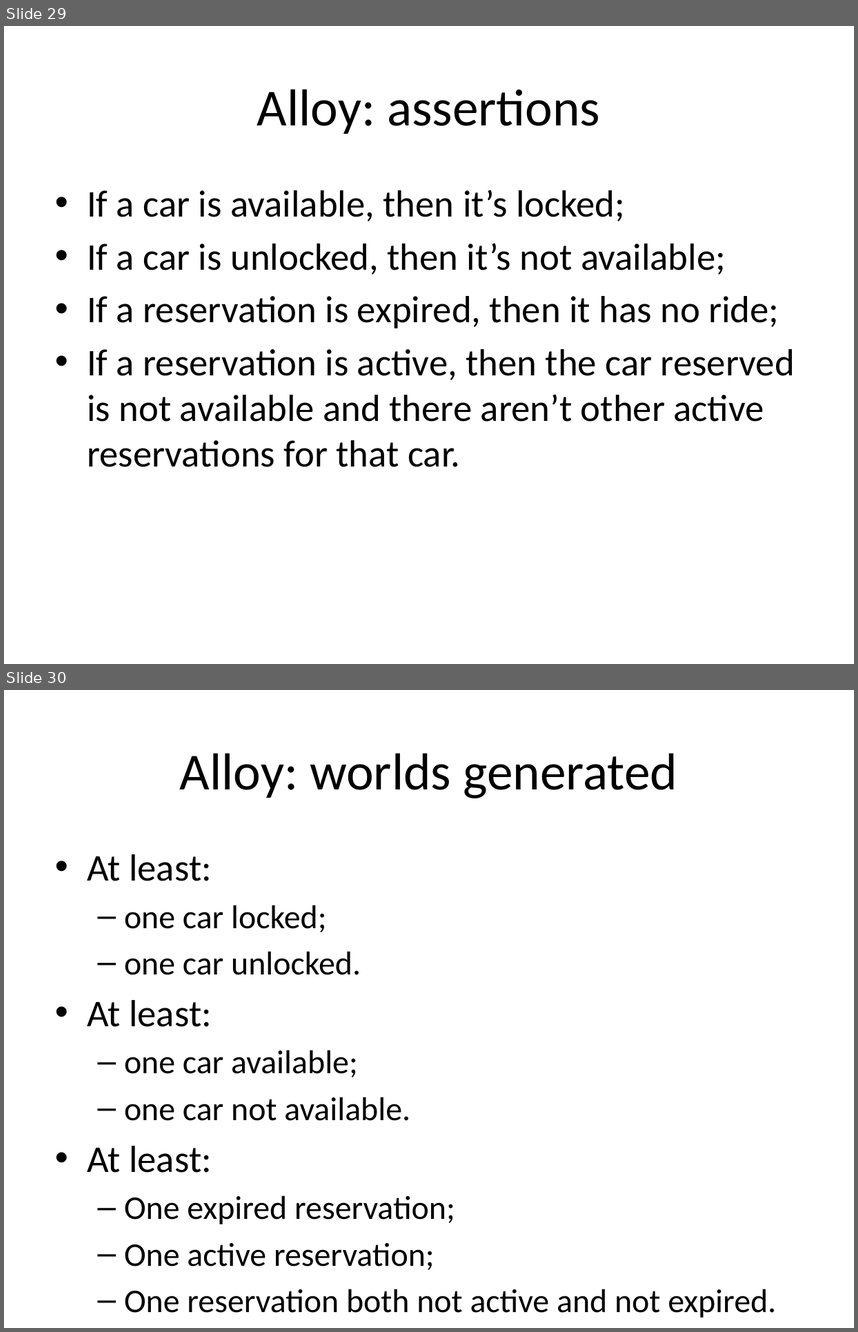
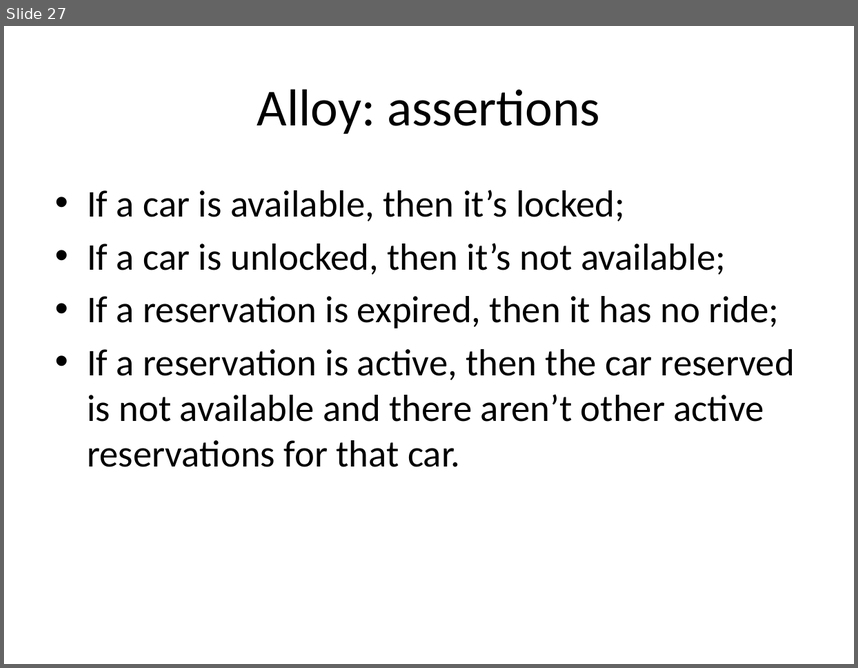
Before and after one commit to cattaneo-riccardo/PowerEnjoy, a slide deck: RASD/presentation/RASD_presentation.pptx. Shown one above the other, each under a label of ours: slides 29 and 30 before the commit, slide 27 after it. The pictures are 858x1332 and 858x668 pixels, drawn with LibreOffice and Linux fonts; fonts in the diff are those of the drawing. Boxes give left, top, right and bottom in pixels: in the first picture for what was removed or moved away, otherwise in the second. Text is boxed around its words. In the diff, an @@ line names an element or a change of style, - is before the commit and + after.

```diff
--- a/RASD/presentation/RASD_presentation.pptx
+++ b/RASD/presentation/RASD_presentation.pptx
@@ slide 30 removed at [4, 690, 854, 1328], background #FFFFFF @@
@@ title removed at [180, 753, 677, 798] @@
-Alloy: worlds generated
@@ text removed at [87, 854, 776, 1317] @@
-• At least:
-  – one car locked;
-  – one car unlocked.
-• At least:
-  – one car available;
-  – one car not available.
-• At least:
-  – One expired reservation;
-  – One active reservation;
-  – One reservation both not active and not expired.
@@ what was slide 29 is now slide 27 @@
```
Also in this commit, not shown: 16 slides changed, 4 other slides removed.
